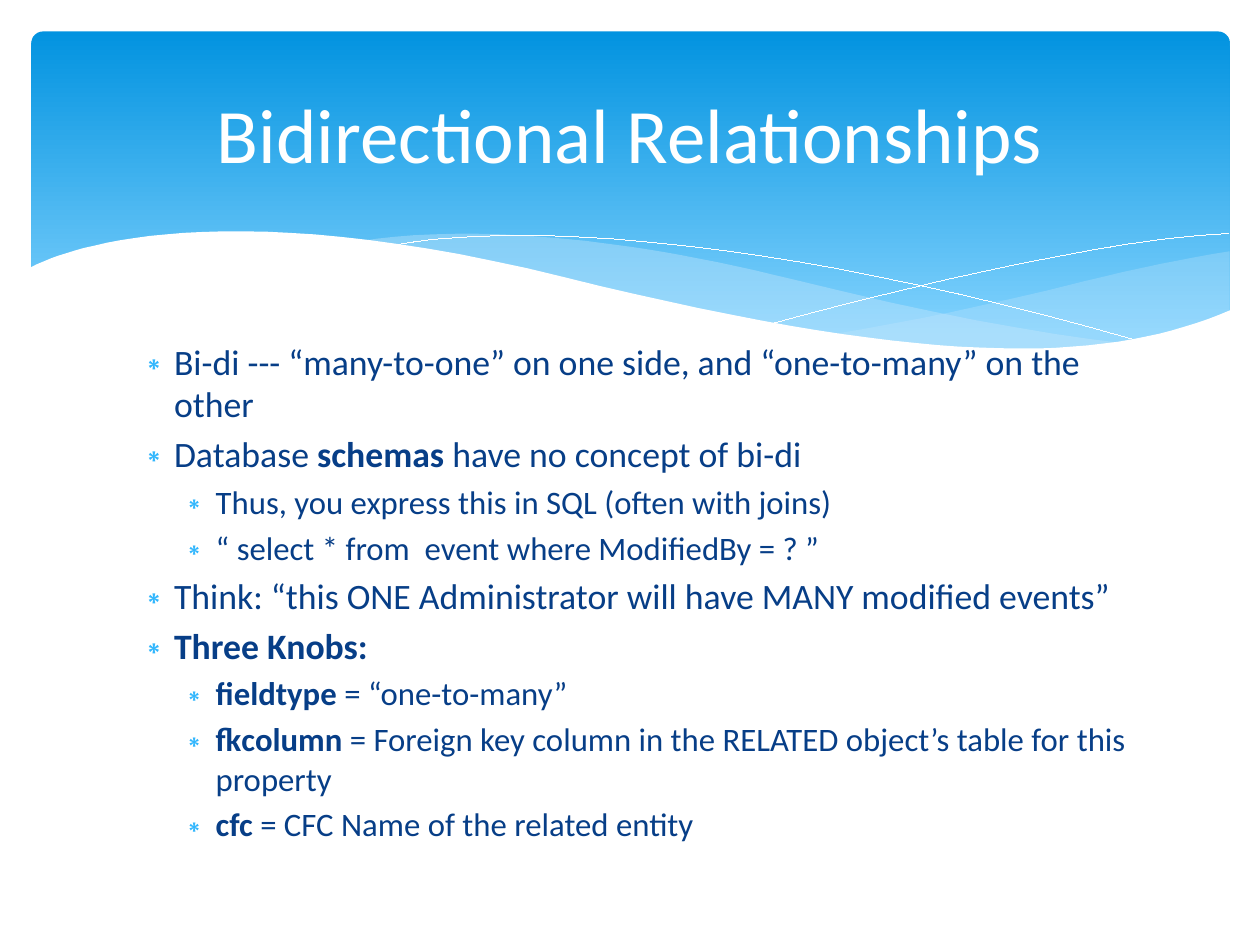
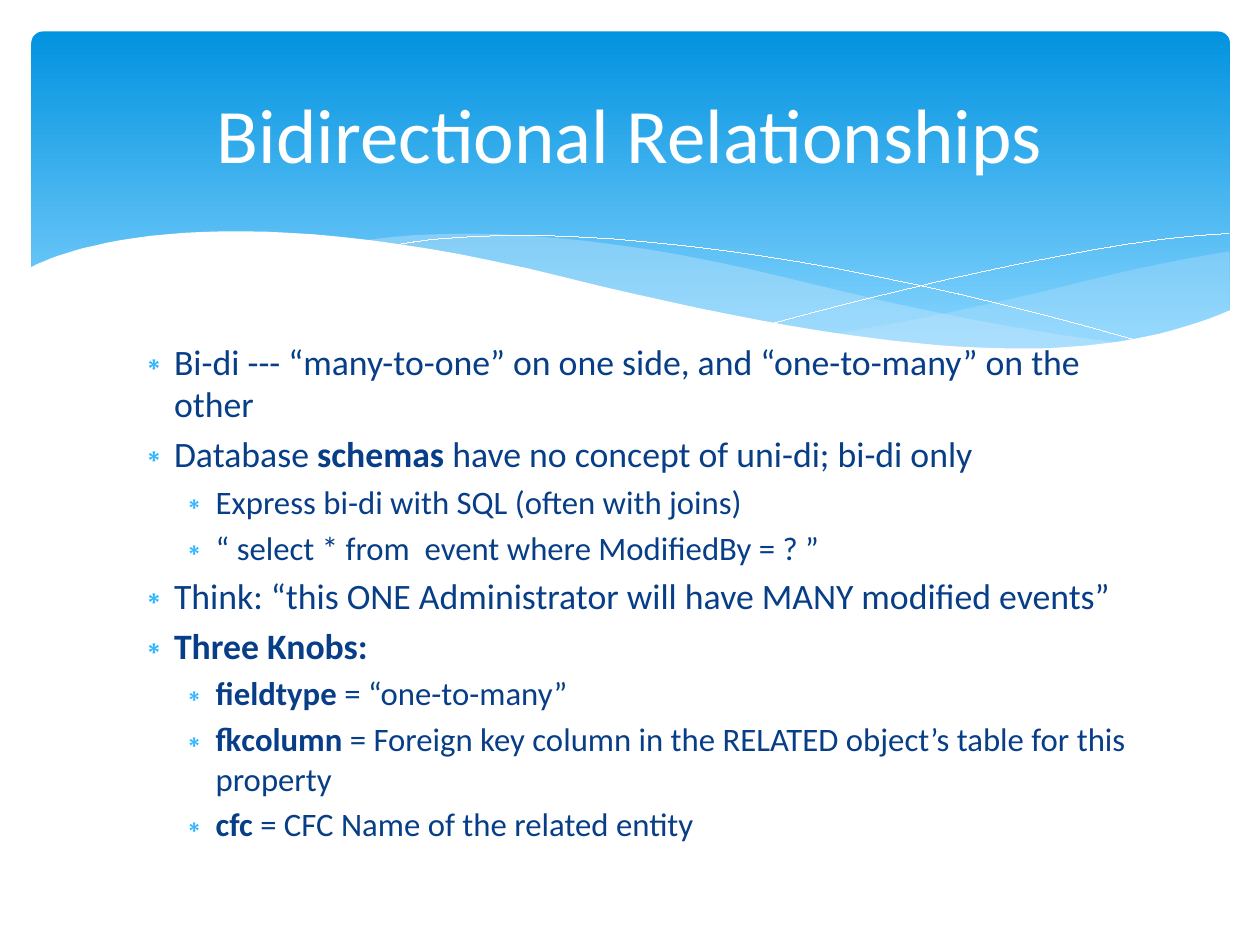
Before and after one commit to marcesher/mxunit-cfmeetups, a slide deck: slide 35 of CFObjective_ORMZen/preso/orm_zen.ppt.pptx (slide 34 before the commit). Drawn at 1260x945 pixels with LibreOffice and Linux fonts; fonts in the diff are those of the drawing. Boxes give left, top, right and bottom in pixels: in the first picture for what was removed or moved away, otherwise in the second. Text is boxed around its words. In the diff, an @@ line names an element or a change of style, - is before the commit and + after.

```diff
--- a/CFObjective_ORMZen/preso/orm_zen.ppt.pptx
+++ b/CFObjective_ORMZen/preso/orm_zen.ppt.pptx
@@ text at bbox=[174, 442, 972, 520]: text changed; size 18.7 to 20.4 pt @@
-∗ Database schemas have no concept of bi-di
-  ∗ Thus, you express this in SQL (often with joins)
+∗ Database schemas have no concept of uni-di; bi-di only
+  ∗ Express bi-di with SQL (often with joins)
```
Also in this commit, not shown: 2 other slides changed, 1 slide added, 1 other file.
